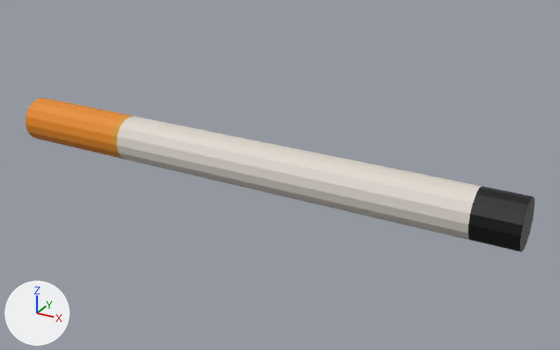
The OBJ model assets/models/Cigarro.obj as it was, and as the next commit left it.
Both versions are drawn from a camera (50 mm lens) standing at (4.12, -6.68, 3.29) and looking at (0.37, 0.13, -0.12). Every picture has the same lights, and +X, +Y and +Z are marked at lower left. The picture after the commit comes second. Where no turn or scale is listed for an object, it has been applied to the vertices.
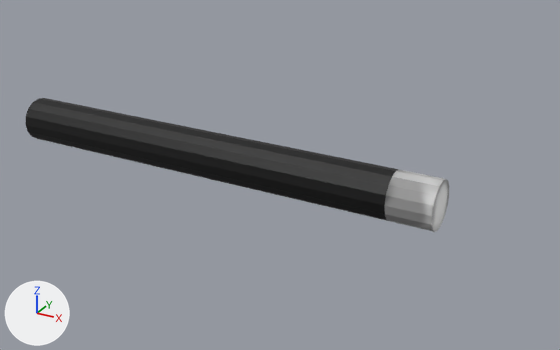
Pixel boxes (x1, y1, x2, y2) of what changed, in the pictures (560 x 350 px; the box of a moved part takes in the faces that stretch with it):
'Circle', reshaped (17% narrower, 13% shorter)
    before: (26, 98, 535, 252)
    after: (26, 98, 449, 232)
part 1 of me_circle, moved or reshaped
    before: (468, 186, 535, 252)
    after: (403, 173, 449, 232)
part 2 of me_circle, recoloured (orange to black)
    both: (110, 115, 133, 159)
part 3 of me_circle, recoloured (light grey to grey)
    before: (384, 170, 482, 240)
    after: (384, 170, 417, 225)
part 4 of me_circle, recoloured (light grey to black)
    both: (117, 116, 399, 221)
part 5 of me_circle, recoloured (orange to black)
    both: (26, 98, 127, 158)

Edits to the bpy script that builds the scene:
```text
Add mat_mapa_textura:
    mat_mapa_textura = principled_material('Mapa_Textura')
    mat_mapa_textura.texture = img_cigarro_mask_png
Change me_circle:
    used by ob_circle; location = (0.0, 0.0, 0.0)
    remove me_circle.from_pydata(...)  # 306 vertices, 304 faces; spans x -3.0..3.05, y -0.26..0.26, z -0.26..0.26
    add me_circle.from_pydata(...)  # 290 vertices, 288 faces; spans x -3.0..2.22, y -0.26..0.26, z -0.26..0.26
    me_circle part 1
    25 vertices are removed from x 3.05, y -0.14..0.14, z -0.14..0.14
    40 faces are deleted
    32 vertices in x 2.57..2.76, y -0.26..0.26, z -0.26..0.26 move by (-0.64, 0.0, 0.0)
    16 vertices in x 2.95, y -0.26..0.26, z -0.26..0.26 move by (-0.73, 0.0, 0.0)
    48 vertices move from x 3.05, y -0.26..0.26, z -0.26..0.26 to x 2.22, y -0.24..0.24, z -0.23..0.24
    9 vertices are added at x 2.22, y -0.11..0.11, z -0.1..0.11
    23 new faces join them, mat_mapa_calor (picture img_cigarro_mask_png)
    1 new face joins them, mat_mapa_textura (picture img_cigarro_mask_png)
    me_circle part 2: 32 faces spanning x -3.0..-1.56, y -0.26..0.26, z -0.26..0.26 switch from mat_material_002 (orange #dc942a) to mat_mapa_textura (picture img_cigarro_mask_png)
    me_circle part 3: 16 faces spanning x 1.74..1.93, y -0.26..0.26, z -0.26..0.26 switch from mat_material_003 (light grey #ded7ce) to mat_mapa_calor (picture img_cigarro_mask_png)
    me_circle part 4: 96 faces spanning x -3.0..1.74, y -0.26..0.26, z -0.26..0.26 switch from mat_material_003 (light grey #ded7ce) to mat_mapa_textura (picture img_cigarro_mask_png)
    me_circle part 5: 48 faces spanning x -3.0..-1.67, y -0.26..0.26, z -0.26..0.26 switch from mat_material_004 (orange #e78a20) to mat_mapa_textura (picture img_cigarro_mask_png)
```
